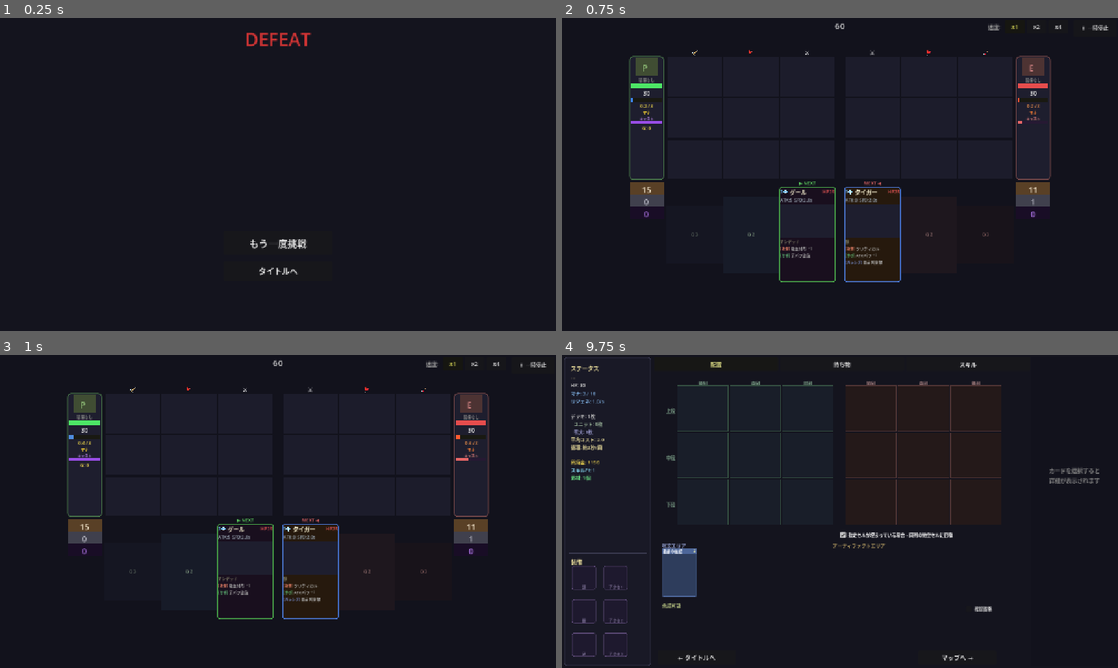
Above: before the commit, frames 1-4 (two rows, left to right).
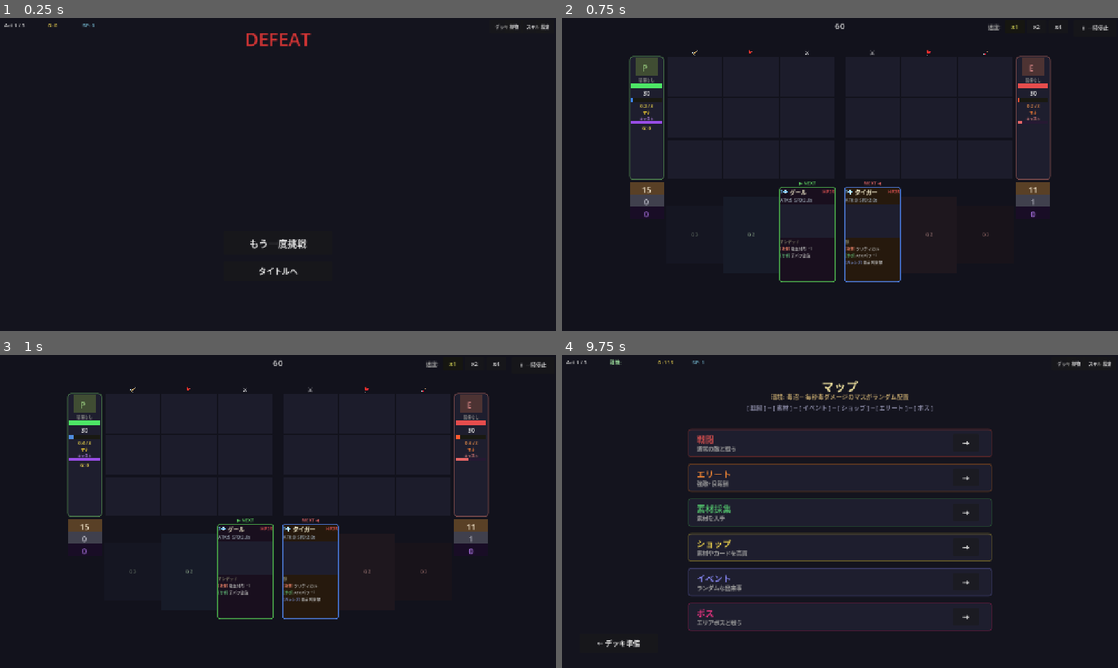
Above: after the commit, the same moments.

Repository: kazumak334-create/dungeon-board-game
Game: Godot game, scene res://scenes/Result.tscn
Same seed, same stepped clock (60 frames per second), same inputs: the game is played once before the commit and once after it. This scene is started directly instead of the project's main scene.
Inputs:
- Up to frame 1 (0.25 s): no input
- Up to frame 2 (0.75 s): click "もう一度挑戦" at 0.5 s
- Up to frame 3 (1 s): no input
- Up to frame 4 (9.75 s): click "x1" at 1.25 s; click "x2" at 2 s; click "x4" at 2.75 s; click "⏸ 一時停止" at 3.5 s; click "▶ 再開" at 4.25 s; click "x1" at 5 s; click "x2" at 5.75 s; click "x4" at 6.5 s; click "⏸ 一時停止" at 7.25 s; click "▶ 再開" at 8 s; click "x1" at 8.75 s; click "選択" at 9.5 s

The runs differ from the first frame. In frame 1, 0.2% of the frame differs, in the area x 0-99%, y 1-5%; in frame 2, nothing differs; in frame 3, nothing differs; in frame 4, 8.1%, in the area x 0-99%, y 0-100%.

Commit message:
feat: Phase3基盤実装（GameSessionマップフィールド+bossesデータ+MapGenerator+Result遷移）
- GameSession: map_data/race_theme/map_seed/current_act/current_node/completed_nodes/boss_candidates/selected_boss_idを追加、reset()で初期化
- cards.json: bossesセクション追加（boss_beast_king/boss_slime_mother/boss_death_lord）
- CardDB: BOSSES変数追加、cards.json読み込み時に登録
- MapGenerator: _generate_act()とvalidate_connectivity()を実装（横StS風10ノード、3レーンスタート、強制shop/event配置、seed再現性）
- Result: _on_continue()遷移先をDECK_PREP→MAP_SELECTに変更、run_depth加算をカード選択スキップ時も実行
- TestSession: 5テスト追加（map_fields/map_reset/seed_reproducibility/acts_count/bosses_count）

Co-Authored-By: Claude Sonnet 4.6 <noreply@anthropic.com>

Diff:
--- a/data/cards.json
+++ b/data/cards.json
@@ -2804,5 +2804,46 @@
 			],
 			"texture": ""
 		}
+	},
+	"bosses": {
+		"boss_beast_king": {
+			"display": "獣王",
+			"act": 1,
+			"race_theme": "beast",
+			"description": "オオカミの群れを率いる古代の王",
+			"difficulty": 3,
+			"enemy_deck_id": "boss_act1_beast",
+			"hp_multiplier": 1.5,
+			"atk_multiplier": 1.2,
+			"reward_gold": 200,
+			"reward_sp": 2,
+			"texture": ""
+		},
+		"boss_slime_mother": {
+			"display": "母なるスライム",
+			"act": 1,
+			"race_theme": "slime",
+			"description": "無限に分裂し続ける巨大スライム",
+			"difficulty": 2,
+			"enemy_deck_id": "boss_act1_slime",
+			"hp_multiplier": 2.0,
+			"atk_multiplier": 0.8,
+			"reward_gold": 200,
+			"reward_sp": 2,
+			"texture": ""
+		},
+		"boss_death_lord": {
+			"display": "死霊領主",
+			"act": 1,
+			"race_theme": "undead",
+			"description": "何度倒しても蘇る不死の王",
+			"difficulty": 4,
+			"enemy_deck_id": "boss_act1_undead",
+			"hp_multiplier": 1.3,
+			"atk_multiplier": 1.1,
+			"reward_gold": 220,
+			"reward_sp": 2,
+			"texture": ""
+		}
 	}
 }
--- a/scripts/CardDB.gd
+++ b/scripts/CardDB.gd
@@ -16,6 +16,7 @@
 var BASE_DECK: Array = []
 var MATERIALS: Array = []
 var ENVIRONMENTS: Dictionary = {}
+var BOSSES: Dictionary = {}
 
 func _ready() -> void:
 	var file = FileAccess.open("res://data/cards.json", FileAccess.READ)
@@ -42,3 +43,4 @@
 	BASE_DECK = data.get("base_deck", [])
 	MATERIALS = data.get("materials", [])
 	ENVIRONMENTS = data.get("environments", {})
+	BOSSES = data.get("bosses", {})
--- a/scripts/GameSession.gd
+++ b/scripts/GameSession.gd
@@ -42,6 +42,16 @@
 var battle_log: Array = []     # リプレイ用イベントログ
 var current_battle_gold: int = 0  # バトル中に獲得した累積通貨（敵撃破ドロップ）
 var battle_drops: Array = []      # バトル中に獲得したアイテムドロップ（Phase 3で実装）
+# Phase 3: マップシステム
+var map_data: Dictionary = {}        # MapGenerator.generate()の結果
+var race_theme: String = ""          # "slime"/"beast"/"undead" - ラン開始時に決定
+var map_seed: int = 0                # マップ生成シード
+var current_act: int = 1             # 現在のAct（1-3）
+var current_node: String = ""        # 現在地ノードID
+var completed_nodes: Array = []      # 通過済みノードID
+var boss_candidates: Array = []      # 表示するボス候補
+var selected_boss_id: String = ""    # 選択したボスID
+var last_scene: String = ""          # 直前のシーン名（戻るボタン用）
 
 func reset() -> void:
 	battle_config = DEFAULT_BATTLE_CONFIG.duplicate(true)
@@ -63,4 +73,14 @@
 	battle_log = []
 	current_battle_gold = 0
 	battle_drops = []
+	# Phase 3: マップシステム
+	map_data = {}
+	race_theme = ""
+	map_seed = 0
+	current_act = 1
+	current_node = ""
+	completed_nodes = []
+	boss_candidates = []
+	selected_boss_id = ""
+	last_scene = ""
 	print("[GameSession] reset")
--- a/scripts/MapGenerator.gd
+++ b/scripts/MapGenerator.gd
@@ -40,18 +40,190 @@
 	}
 
 func _generate_act(act_num: int, race_theme: String) -> Dictionary:
-	# TODO: 実装（implementer）
-	# - 3レーンスタート
-	# - 10ノードを分岐ツリーで配置
-	# - Act終端にボス2-3体候補
-	# - ノード種別は NODE_WEIGHTS で確率決定
+	# depth 0: 3レーン固定スタート
+	# depth 1-8: ランダム1〜3ノード
+	# depth 9: ボス候補（2〜3体）
+	var nodes: Array = []
+	var node_id_counter: int = 0
+
+	# depth 0: 3つの開始ノード（全てbattle固定）
+	var prev_depth_ids: Array = []
+	for lane in range(START_LANES):
+		var nid = "act%d_d0_n%d" % [act_num, node_id_counter]
+		node_id_counter += 1
+		nodes.append({
+			"id": nid,
+			"depth": 0,
+			"lane": lane,
+			"type": "battle",
+			"connections": [],
+		})
+		prev_depth_ids.append(nid)
+
+	# 強制配置トラッキング
+	var has_shop: bool = false
+	var has_event: bool = false
+
+	# depth 1〜8: ランダム生成
+	for depth in range(1, NODES_PER_ACT - 1):
+		var lane_count: int = _rng.randi_range(1, 3)
+		var current_depth_ids: Array = []
+
+		for lane in range(lane_count):
+			# 強制配置ロジック（深さ順に判定: event→shop）
+			var node_type: String
+			if not has_event and depth >= 2 and depth <= 4 and lane == 0:
+				# depth 2-4 に event 1個を強制配置
+				node_type = "event"
+				has_event = true
+			elif not has_shop and depth >= 3 and depth <= 5 and lane == 0:
+				# depth 3-5 に shop 1個を強制配置
+				node_type = "shop"
+				has_shop = true
+			else:
+				node_type = _weighted_node_type()
+
+			var nid = "act%d_d%d_n%d" % [act_num, depth, node_id_counter]
+			node_id_counter += 1
+
+			# 接続: 前のdepthノードのうち隣接（lane差 <= 1）と接続
+			var conns: Array = []
+			for pid in prev_depth_ids:
+				var prev_node = _find_node(nodes, pid)
+				if prev_node.size() > 0:
+					var prev_lane = prev_node.get("lane", 0)
+					if abs(prev_lane - lane) <= 1:
+						conns.append(pid)
+			# 孤立防止: 接続がなければ最も近いprev_depth_idsと接続
+			if conns.is_empty() and prev_depth_ids.size() > 0:
+				conns.append(prev_depth_ids[0])
+
+			nodes.append({
+				"id": nid,
+				"depth": depth,
+				"lane": lane,
+				"type": node_type,
+				"connections": conns,
+			})
+			current_depth_ids.append(nid)
+
+		prev_depth_ids = current_depth_ids
+
+	# 強制配置の未配置分を最終ノードに近い場所に追加（depth 5 を使用）
+	if not has_shop:
+		# 既存ノードのdepth 5 がなければ最後から2番目のdepthに上書き
+		for node in nodes:
+			if node.get("depth", -1) == 5 and node.get("lane", 0) == 0:
+				node["type"] = "shop"
+				has_shop = true
+				break
+	if not has_event:
+		for node in nodes:
+			if node.get("depth", -1) == 3 and node.get("lane", 0) == 0:
+				node["type"] = "event"
+				has_event = true
+				break
+
+	# depth 9 (NODES_PER_ACT - 1): ボス候補
+	var boss_count: int = _rng.randi_range(2, BOSS_CANDIDATES)
+	var boss_candidates: Array = _pick_boss_candidates(act_num, race_theme, boss_count)
+	var boss_nid = "act%d_boss" % act_num
+	nodes.append({
+		"id": boss_nid,
+		"depth": NODES_PER_ACT - 1,
+		"lane": 0,
+		"type": "boss",
+		"boss_candidates": boss_candidates,
+		"connections": prev_depth_ids.duplicate(),
+	})
+
+	print("[MapGenerator] Act%d生成完了: %dノード, ボス候補%d体" % [act_num, nodes.size(), boss_candidates.size()])
 	return {
 		"act_num": act_num,
-		"nodes": [],
-		"boss_candidates": [],
+		"nodes": nodes,
+		"boss_candidates": boss_candidates,
 	}
 
-# 接続が有効か検証（終端までパスが通るか）
+# ノード種別を重み付きランダムで選択
+func _weighted_node_type() -> String:
+	var total: int = 0
+	for w in NODE_WEIGHTS.values():
+		total += w
+	var roll: int = _rng.randi_range(0, total - 1)
+	var accum: int = 0
+	for type in NODE_WEIGHTS:
+		accum += NODE_WEIGHTS[type]
+		if roll < accum:
+			return type
+	return "battle"
+
+# ノードIDからノードデータを検索
+func _find_node(nodes: Array, nid: String) -> Dictionary:
+	for node in nodes:
+		if node.get("id", "") == nid:
+			return node
+	return {}
+
+# ボス候補をCardDB.BOSSESから選択（act/race_theme一致優先）
+func _pick_boss_candidates(act_num: int, race_theme: String, count: int) -> Array:
+	var candidates: Array = []
+	var bosses: Dictionary = CardDB.BOSSES
+	# act一致かつrace_theme一致を優先
+	var matched: Array = []
+	var act_only: Array = []
+	for boss_id in bosses:
+		var boss = bosses[boss_id]
+		if boss.get("act", 0) == act_num:
+			if boss.get("race_theme", "") == race_theme:
+				matched.append(boss_id)
+			else:
+				act_only.append(boss_id)
+	# 候補プール: race_theme一致 → act一致 → 全体
+	var pool: Array = matched + act_only
+	if pool.size() == 0:
+		for boss_id in bosses:
+			pool.append(boss_id)
+	# RNGでcount体選択（再現性のため_rngを使って手動シャッフル）
+	for i in range(pool.size() - 1, 0, -1):
+		var j = _rng.randi_range(0, i)
+		var tmp = pool[i]
+		pool[i] = pool[j]
+		pool[j] = tmp
+	for i in range(min(count, pool.size())):
+		candidates.append(pool[i])
+	return candidates
+
+# 接続が有効か検証（depth 0 から boss ノードまでパスが通るか）
 func validate_connectivity(act_data: Dictionary) -> bool:
-	# TODO: 実装
+	var nodes: Array = act_data.get("nodes", [])
+	if nodes.is_empty():
+		return false
+
+	# BFS: depth 0 ノードからbossまで到達できるか
+	# 逆方向（接続先→起点）でリバースグラフを構築
+	var reachable: Dictionary = {}
+	for node in nodes:
+		if node.get("depth", -1) == 0:
+			reachable[node.get("id", "")] = true
+
+	var changed: bool = true
+	while changed:
+		changed = false
+		for node in nodes:
+			var nid = node.get("id", "")
+			if reachable.has(nid):
+				continue
+			var conns: Array = node.get("connections", [])
+			for conn_id in conns:
+				if reachable.has(conn_id):
+					reachable[nid] = true
+					changed = true
+					break
+
+	# bossノードに到達できるか確認
+	for node in nodes:
+		if node.get("type", "") == "boss":
+			if not reachable.has(node.get("id", "")):
+				print("[MapGenerator] validate_connectivity: bossノードに到達不可")
+				return false
 	return true
--- a/scripts/Result.gd
+++ b/scripts/Result.gd
@@ -3,7 +3,9 @@
 extends Control
 
 const UIF = preload("res://scripts/UIFactory.gd")
-
+const TaskbarClass = preload("res://scripts/CommonTaskbar.gd")
+
+var _taskbar: RefCounted = null
 var _reward_gold: int = 0
 var _reward_sp: int = 0
 var _reward_material: Dictionary = {}
@@ -126,6 +128,10 @@
 func _build_ui() -> void:
 	UIF.add_bg(self)
 
+	# 共通タスクバー（最上部36px）
+	_taskbar = TaskbarClass.new()
+	_taskbar.attach(self, SceneManager.RESULT)
+
 	var result = GameSession.last_result
 	var is_win = result.get("win", false)
 	var battle_gold_drop: int = result.get("battle_gold", 0)
@@ -368,12 +374,15 @@
 	if new_config.size() > 0:
 		GameSession.placement_config.append(new_config[0])
 
-	GameSession.run_depth += 1
-	print("[Result] カード選択: %s (run_depth: %d)" % [card_name, GameSession.run_depth])
+	print("[Result] カード選択: %s" % card_name)
 	_on_continue()
 
 func _on_continue() -> void:
-	var next_scene = SceneManager.BOSS_REWARD if GameSession.battle_type == "boss" else SceneManager.DECK_PREP
+	# run_depth加算（勝利時は必ずここで加算、カード選択スキップでも加算）
+	if GameSession.last_result.get("win", false):
+		GameSession.run_depth += 1
+		print("[Result] run_depth: %d" % GameSession.run_depth)
+	var next_scene = SceneManager.BOSS_REWARD if GameSession.battle_type == "boss" else SceneManager.MAP_SELECT
 	SceneManager.go_to(next_scene)
 
 func _build_defeat_ui(is_win: bool) -> void:
--- a/scripts/TestSession.gd
+++ b/scripts/TestSession.gd
@@ -15,6 +15,11 @@
 	_test_battle_gold_to_result(runner)
 	_test_result_reward_panel_fields(runner)
 	_test_result_3card_choices(runner)
+	_test_game_session_map_fields(runner)
+	_test_game_session_map_reset(runner)
+	_test_map_generator_seed_reproducibility(runner)
+	_test_map_generator_acts_count(runner)
+	_test_cards_bosses_count(runner)
 
 func _test_game_session(r: RefCounted) -> void:
 	# reset()で全フィールドが初期化されるか
@@ -219,3 +224,74 @@
 	for entry in pool.slice(0, min(3, pool.size())):
 		r._assert_true(not (entry["name"] in used), "card_choices: 3択に重複なし: %s" % entry["name"])
 		used.append(entry["name"])
+
+# Phase 3テスト: GameSessionマップフィールドの存在確認
+func _test_game_session_map_fields(r: RefCounted) -> void:
+	r._assert_true("map_data" in GameSession, "map_fields: map_data存在")
+	r._assert_true("race_theme" in GameSession, "map_fields: race_theme存在")
+	r._assert_true("map_seed" in GameSession, "map_fields: map_seed存在")
+	r._assert_true("current_act" in GameSession, "map_fields: current_act存在")
+	r._assert_true("current_node" in GameSession, "map_fields: current_node存在")
+	r._assert_true("completed_nodes" in GameSession, "map_fields: completed_nodes存在")
+	r._assert_true("boss_candidates" in GameSession, "map_fields: boss_candidates存在")
+	r._assert_true("selected_boss_id" in GameSession, "map_fields: selected_boss_id存在")
+
+# Phase 3テスト: reset()でマップフィールドがクリアされる
+func _test_game_session_map_reset(r: RefCounted) -> void:
+	GameSession.map_data = {"seed": 12345, "acts": []}
+	GameSession.race_theme = "beast"
+	GameSession.map_seed = 12345
+	GameSession.current_act = 2
+	GameSession.current_node = "act1_boss"
+	GameSession.completed_nodes = ["act1_d0_n0", "act1_d0_n1"]
+	GameSession.boss_candidates = ["boss_beast_king"]
+	GameSession.selected_boss_id = "boss_beast_king"
+	GameSession.reset()
+	r._assert_eq(GameSession.map_data.size(), 0, "map_reset: map_data空")
+	r._assert_eq(GameSession.race_theme, "", "map_reset: race_theme空")
+	r._assert_eq(GameSession.map_seed, 0, "map_reset: map_seed=0")
+	r._assert_eq(GameSession.current_act, 1, "map_reset: current_act=1")
+	r._assert_eq(GameSession.current_node, "", "map_reset: current_node空")
+	r._assert_eq(GameSession.completed_nodes.size(), 0, "map_reset: completed_nodes空")
+	r._assert_eq(GameSession.boss_candidates.size(), 0, "map_reset: boss_candidates空")
+	r._assert_eq(GameSession.selected_boss_id, "", "map_reset: selected_boss_id空")
+
+# Phase 3テスト: 同じseedで同じマップが生成される
+func _test_map_generator_seed_reproducibility(r: RefCounted) -> void:
+	var gen = MapGenerator.new()
+	var seed_val: int = 999
+	var map1 = gen.generate(seed_val, "slime")
+	var map2 = gen.generate(seed_val, "slime")
+	r._assert_eq(map1.get("seed"), map2.get("seed"), "map_seed: seed一致")
+	r._assert_eq(map1.get("acts", []).size(), map2.get("acts", []).size(), "map_seed: acts数一致")
+	# 各Act内のノード数が一致
+	var acts1 = map1.get("acts", [])
+	var acts2 = map2.get("acts", [])
+	for i in range(acts1.size()):
+		r._assert_eq(acts1[i].get("nodes", []).size(), acts2[i].get("nodes", []).size(),
+			"map_seed: Act%dノード数一致" % (i + 1))
+
+# Phase 3テスト: 3Act生成される
+func _test_map_generator_acts_count(r: RefCounted) -> void:
+	var gen = MapGenerator.new()
+	var map_data = gen.generate(42, "undead")
+	r._assert_eq(map_data.get("acts", []).size(), 3, "map_acts: 3Act生成")
+	var acts = map_data.get("acts", [])
+	for i in range(acts.size()):
+		var act = acts[i]
+		r._assert_eq(act.get("act_num", 0), i + 1, "map_acts: act_num=%d" % (i + 1))
+		r._assert_true(act.get("nodes", []).size() >= 5, "map_acts: Act%dに5ノード以上" % (i + 1))
+		r._assert_true(act.get("boss_candidates", []).size() >= 0, "map_acts: Act%dにboss_candidates存在" % (i + 1))
+		# 連結性検証
+		r._assert_true(gen.validate_connectivity(act), "map_connectivity: Act%d連結" % (i + 1))
+
+# Phase 3テスト: bossesが最低3体読み込まれる
+func _test_cards_bosses_count(r: RefCounted) -> void:
+	r._assert_true(CardDB.BOSSES.size() >= 3, "bosses: 3体以上存在")
+	for boss_id in CardDB.BOSSES:
+		var boss = CardDB.BOSSES[boss_id]
+		r._assert_true(boss.has("display"), "bosses: display存在: %s" % boss_id)
+		r._assert_true(boss.has("act"), "bosses: act存在: %s" % boss_id)
+		r._assert_true(boss.has("race_theme"), "bosses: race_theme存在: %s" % boss_id)
+		r._assert_true(boss.has("hp_multiplier"), "bosses: hp_multiplier存在: %s" % boss_id)
+		r._assert_true(boss.has("atk_multiplier"), "bosses: atk_multiplier存在: %s" % boss_id)
